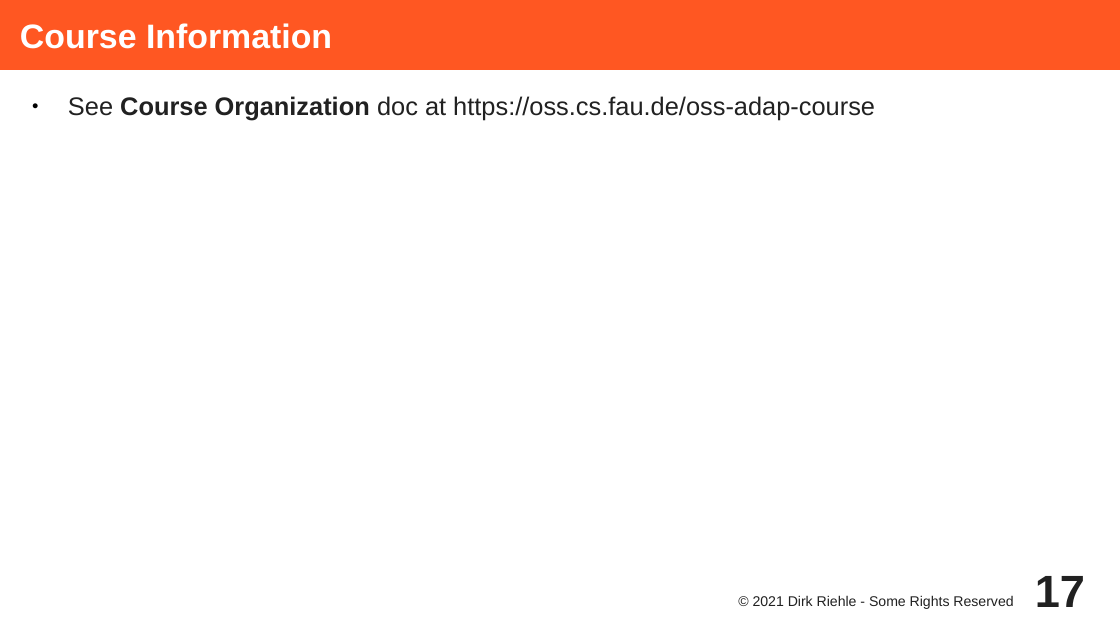
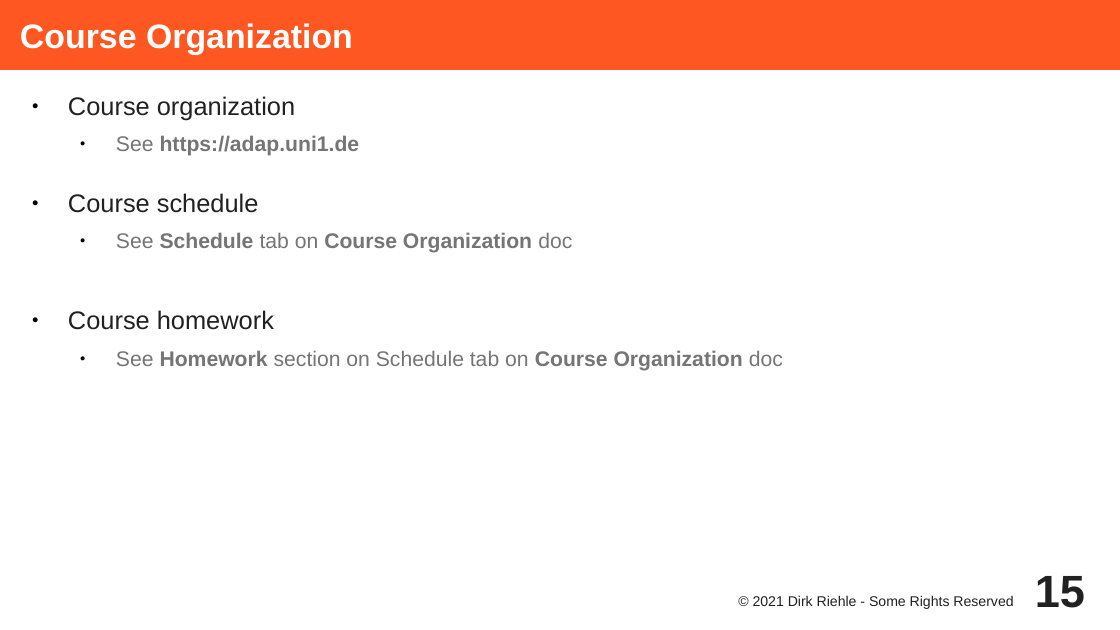
Before and after one commit to dirkriehle/adap-course, a slide deck: slide 15 of Lecture Slides/ADAP A01 - Course Introduction.odp (slide 17 before the commit). Drawn at 1120x630 pixels with LibreOffice and Linux fonts; fonts in the diff are those of the drawing. Boxes give left, top, right and bottom in pixels: in the first picture for what was removed or moved away, otherwise in the second. Text is boxed around its words. In the diff, an @@ line names an element or a change of style, - is before the commit and + after.

```diff
--- a/Lecture Slides/ADAP A01 - Course Introduction.odp
+++ b/Lecture Slides/ADAP A01 - Course Introduction.odp
@@ title at (20,23,353,55): text changed @@
-Course Information
+Course Organization
@@ text at (68,96,783,371): text changed; size 18 to 15 pt; text colour #212121 to #757575 @@
-● See Course Organization doc at https://oss.cs.fau.de/oss-adap-course
+● Course organization
+  ● See https://adap.uni1.de
+● Course schedule
+  ● See Schedule tab on Course Organization doc
+● Course homework
+  ● See Homework section on Schedule tab on Course Organization doc
@@ page number at (1035,576,1085,608): text changed @@
-17
+15
```
Also in this commit, not shown: 2 other slides changed, 1 slide added, 13 other files.
